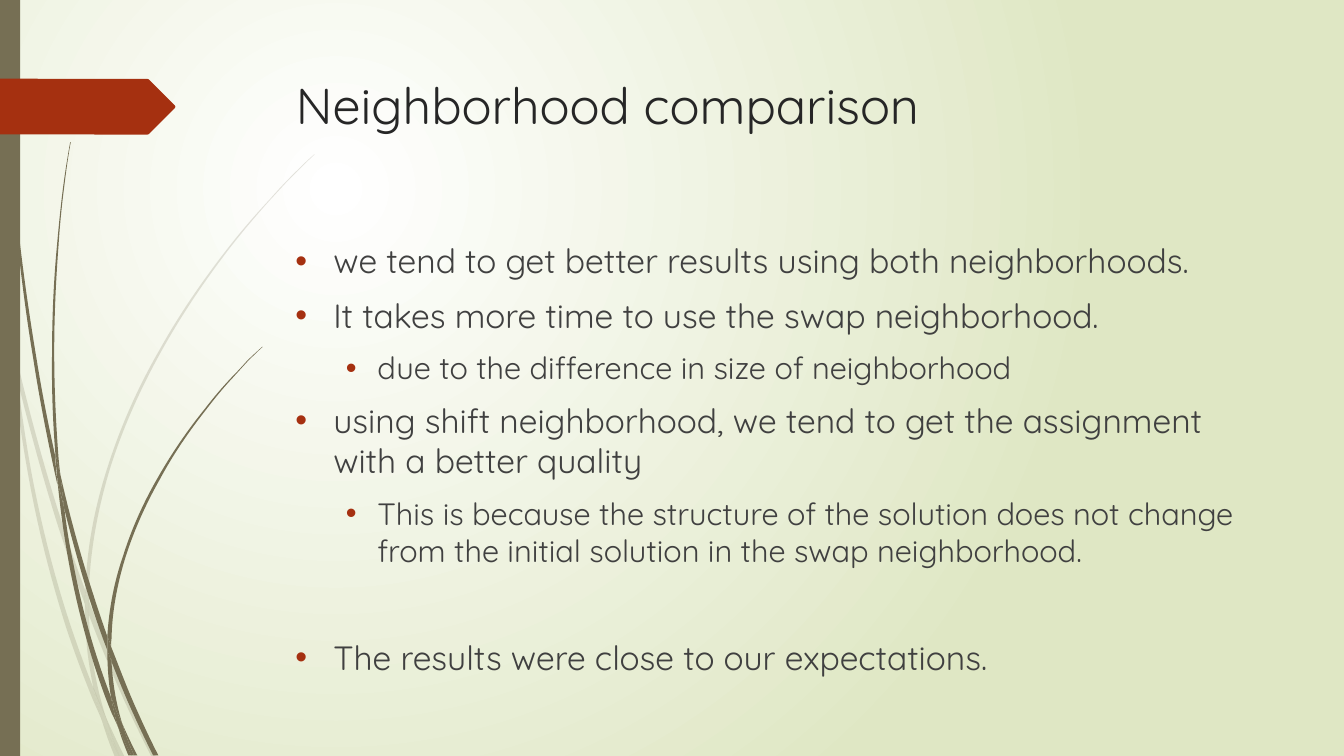
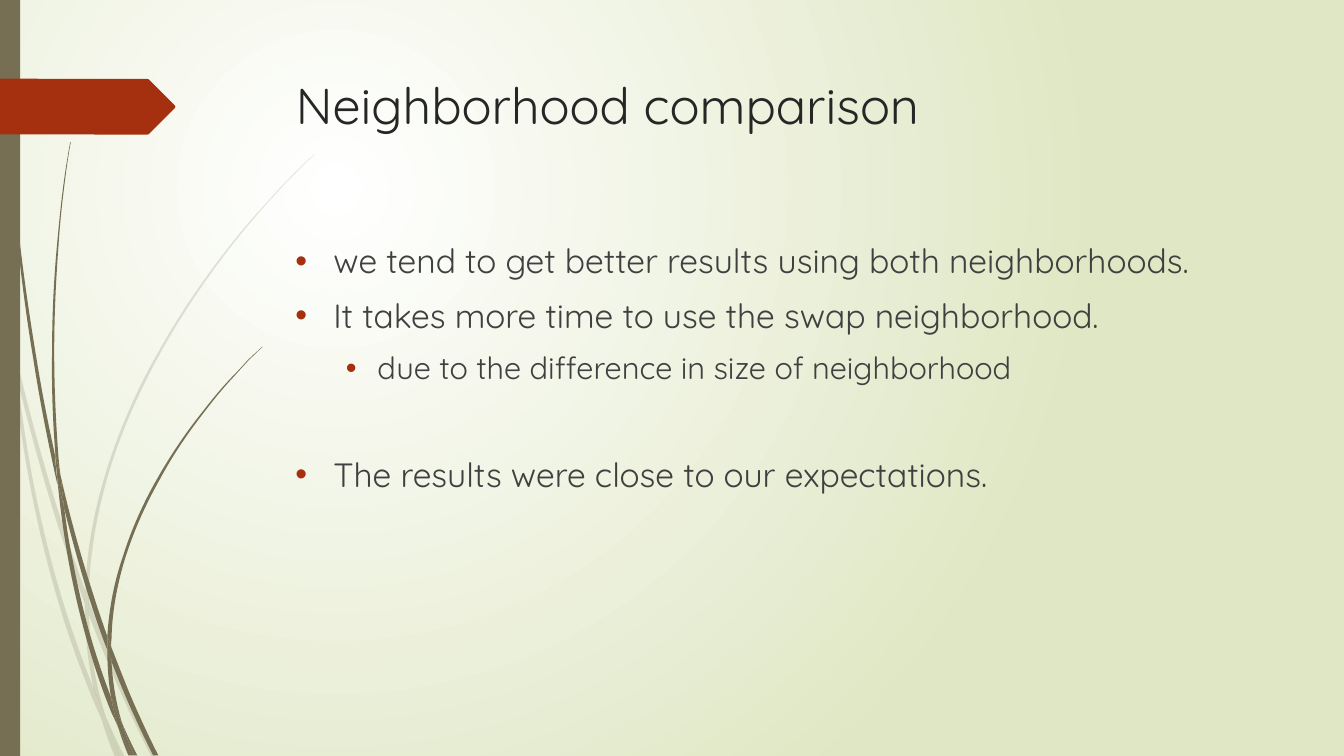
Before and after one commit to r-kurosu/kline_new, a slide deck: slide 41 of 竹田_修論発表.pptx (slide 39 before the commit). Drawn at 1344x756 pixels with LibreOffice and Linux fonts; fonts in the diff are those of the drawing. Boxes give left, top, right and bottom in pixels: in the first picture for what was removed or moved away, otherwise in the second. Text is boxed around its words. In the diff, an @@ line names an element or a change of style, - is before the commit and + after.

```diff
--- a/竹田_修論発表.pptx
+++ b/竹田_修論発表.pptx
@@ text at (x1=333, y1=408, x2=1233, y2=568): paragraphs removed @@
-• using shift neighborhood, we tend to get the assignment with a better quality
-  • This is because the structure of the solution does not change from the initial solution in the swap neighborhood.
```
Also in this commit, not shown: 6 other slides changed, 2 slides added.
